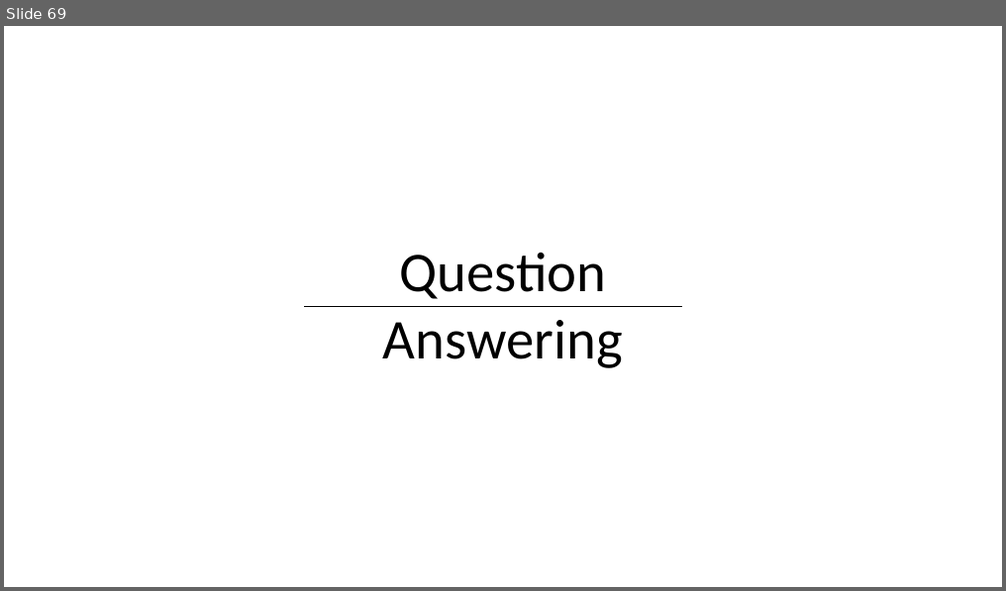
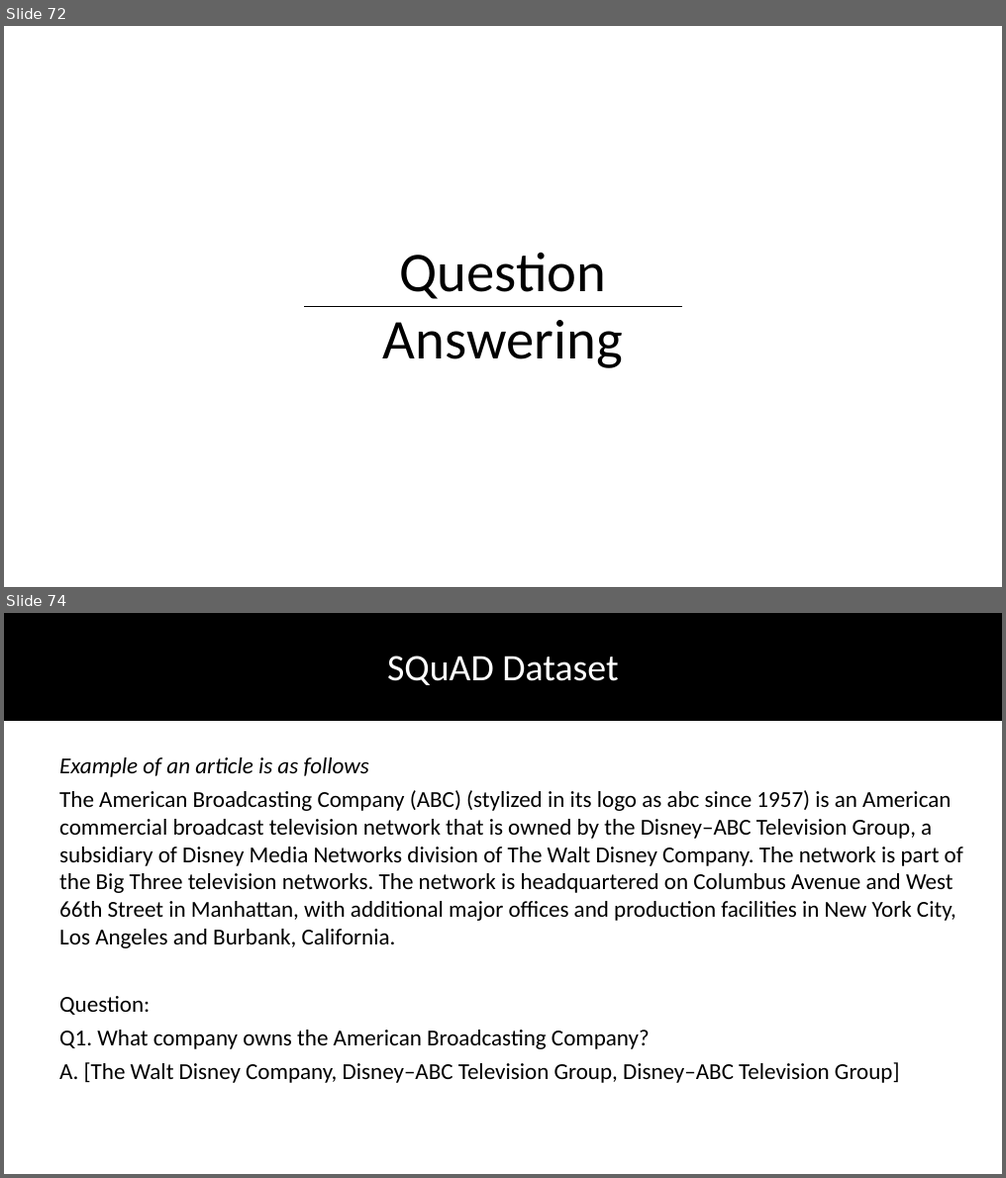
Before and after one commit to DhruvaPendharkar/thesis-project, a slide deck: Notes/ThesisPresentation.pptx. Shown one above the other, each under a label of ours: slide 69 before the commit, slides 72 and 74 after it; the slides between them are not shown. The pictures are 1006x591 and 1006x1178 pixels, drawn with LibreOffice and Linux fonts; fonts in the diff are those of the drawing. Boxes give left, top, right and bottom in pixels: in the first picture for what was removed or moved away, otherwise in the second. Text is boxed around its words. In the diff, an @@ line names an element or a change of style, - is before the commit and + after.

```diff
--- a/Notes/ThesisPresentation.pptx
+++ b/Notes/ThesisPresentation.pptx
@@ slide 74 added at (4,613,1002,1174), background #FFFFFF @@
@@ rectangle added at (4,613,1002,720), fill #000000, outline #000000 1 pt @@
@@ text added at (387,656,618,685), 36 pt, text #FFFFFF @@
+SQuAD Dataset
@@ text added at (59,758,963,1083), 22 pt, text #000000 @@
+Example of an article is as follows
+The American Broadcasting Company (ABC) (stylized in its logo as abc since 1957) is an American commercial broadcast television network that is owned by the Disney–ABC Television Group, a subsidiary of Disney Media Networks division of The Walt Disney Company. The network is part of the Big Three television networks. The network is headquartered on Columbus Avenue and West 66th Street in Manhattan, with additional major offices and production facilities in New York City, Los Angeles and Burbank, California.
+Question:
+Q1. What company owns the American Broadcasting Company?
+A. [The Walt Disney Company, Disney–ABC Television Group, Disney–ABC Television Group]
@@ what was slide 69 is now slide 72 @@
```
Also in this commit, not shown: 1 slide changed, 8 other slides added.
